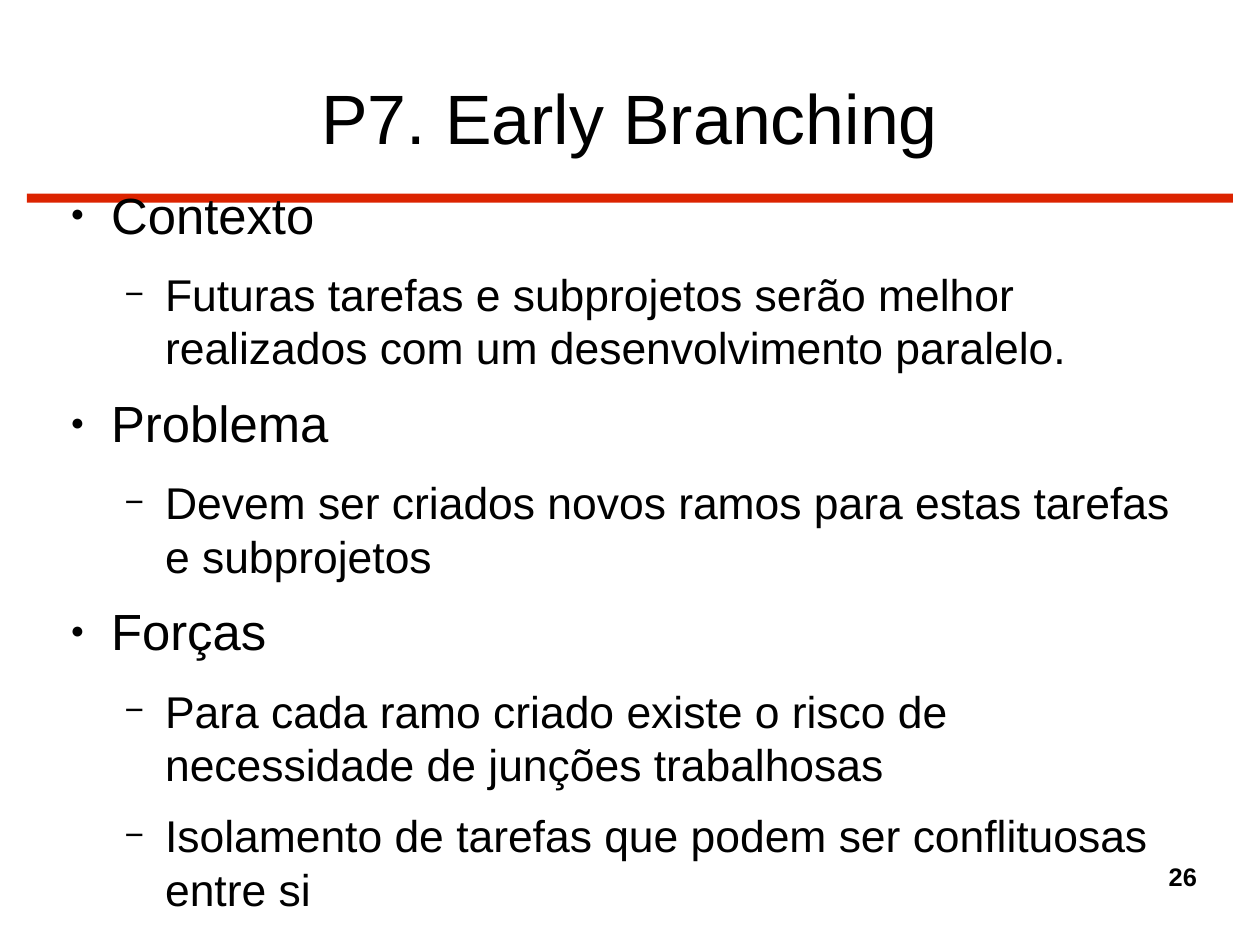
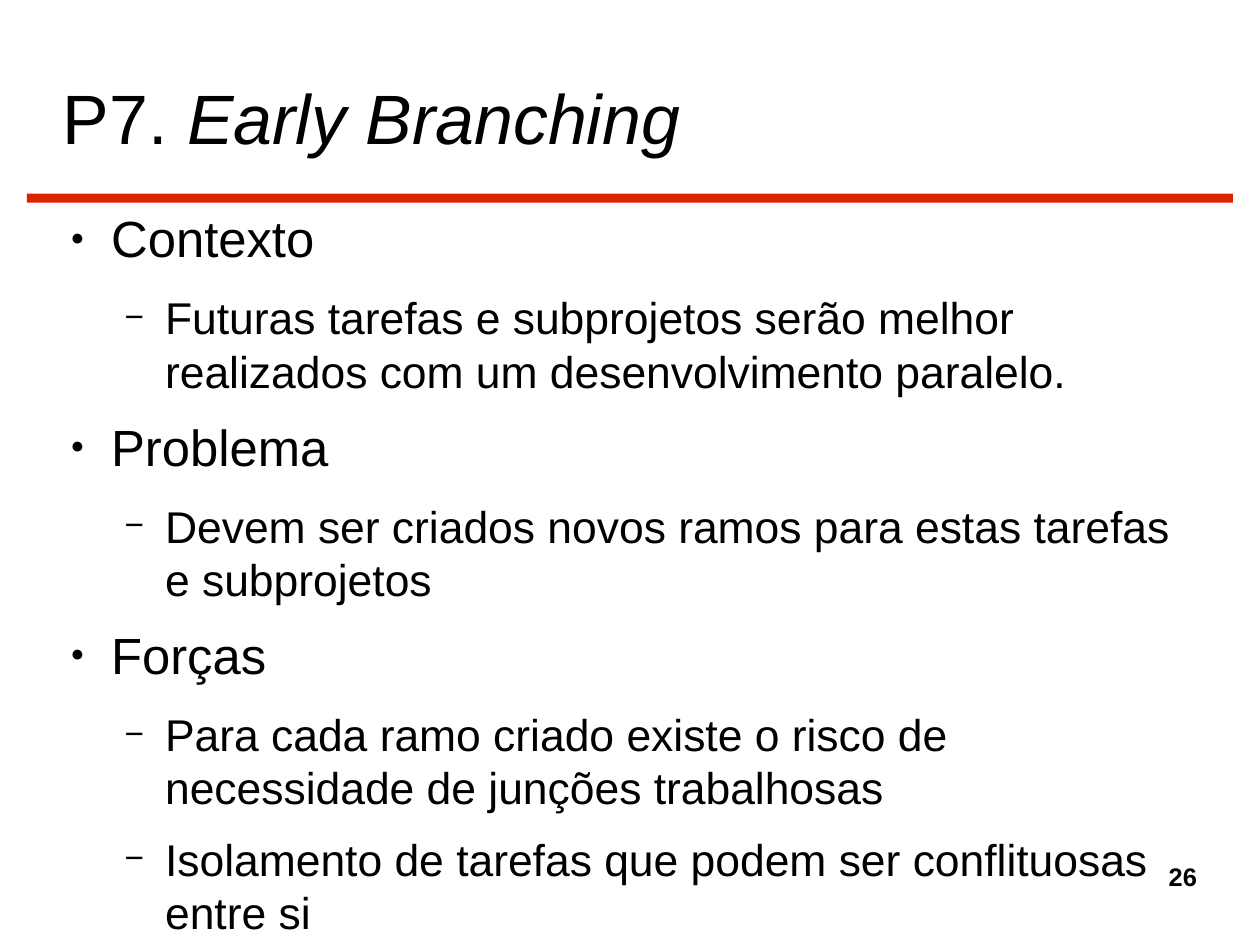
Before and after one commit to gtessa/gc20131_leitura_5, a slide deck: slide 26 of Completo.odp. Drawn at 1260x945 pixels with LibreOffice and Linux fonts; fonts in the diff are those of the drawing. Boxes give left, top, right and bottom in pixels: in the first picture for what was removed or moved away, otherwise in the second. Text is boxed around its words. In the diff, an @@ line names an element or a change of style, - is before the commit and + after.

```diff
--- a/Completo.odp
+++ b/Completo.odp
@@ title "P7. Early Branching" at [63,93,680,157]: italic on in "Early Branching"; alignment centre to left @@
@@ text "Contexto" rewrapped from [111,193,1170,862] to [111,221,1170,885] @@
```
Also in this commit, not shown: 72 other slides changed, 1 slide removed.
